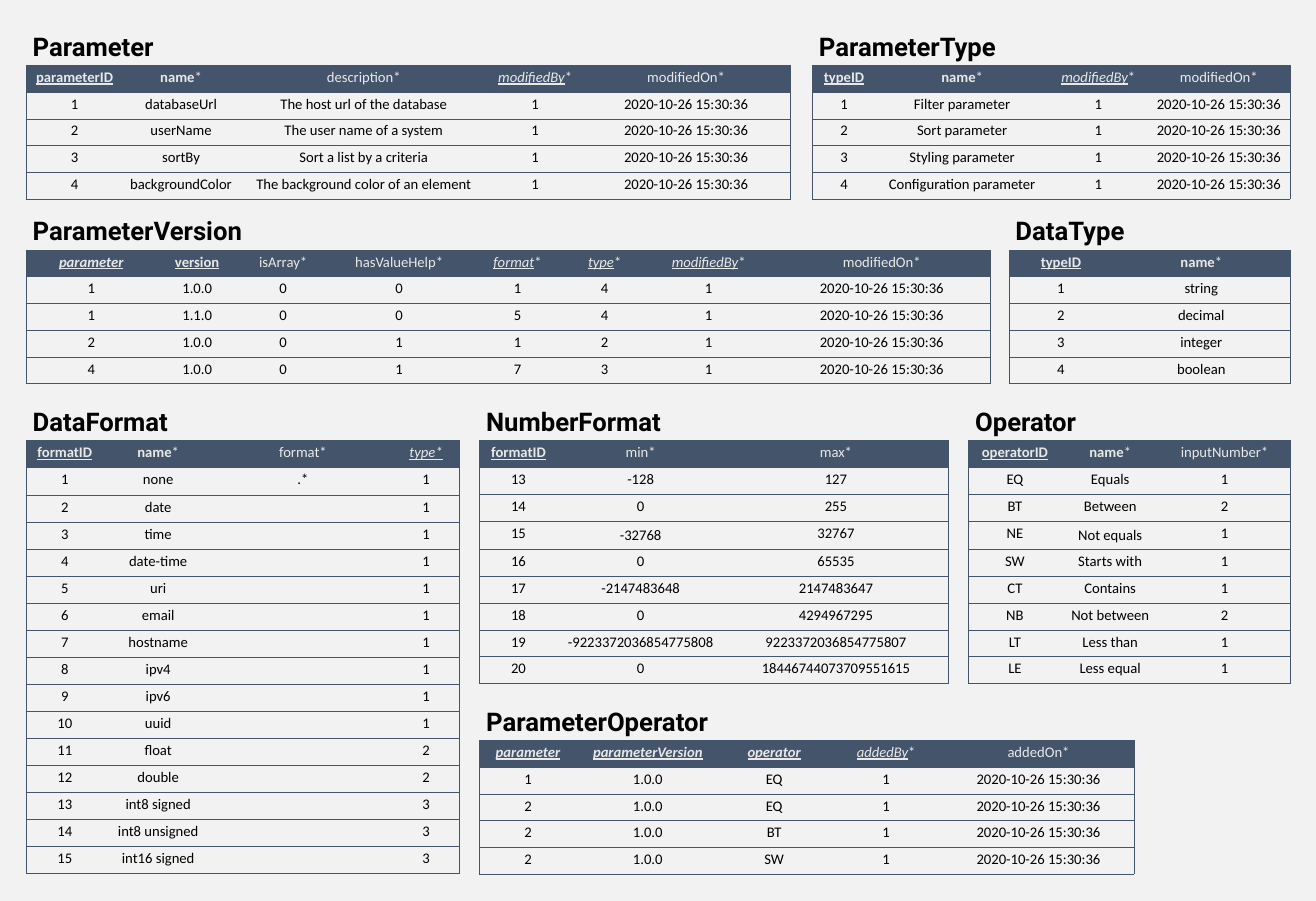
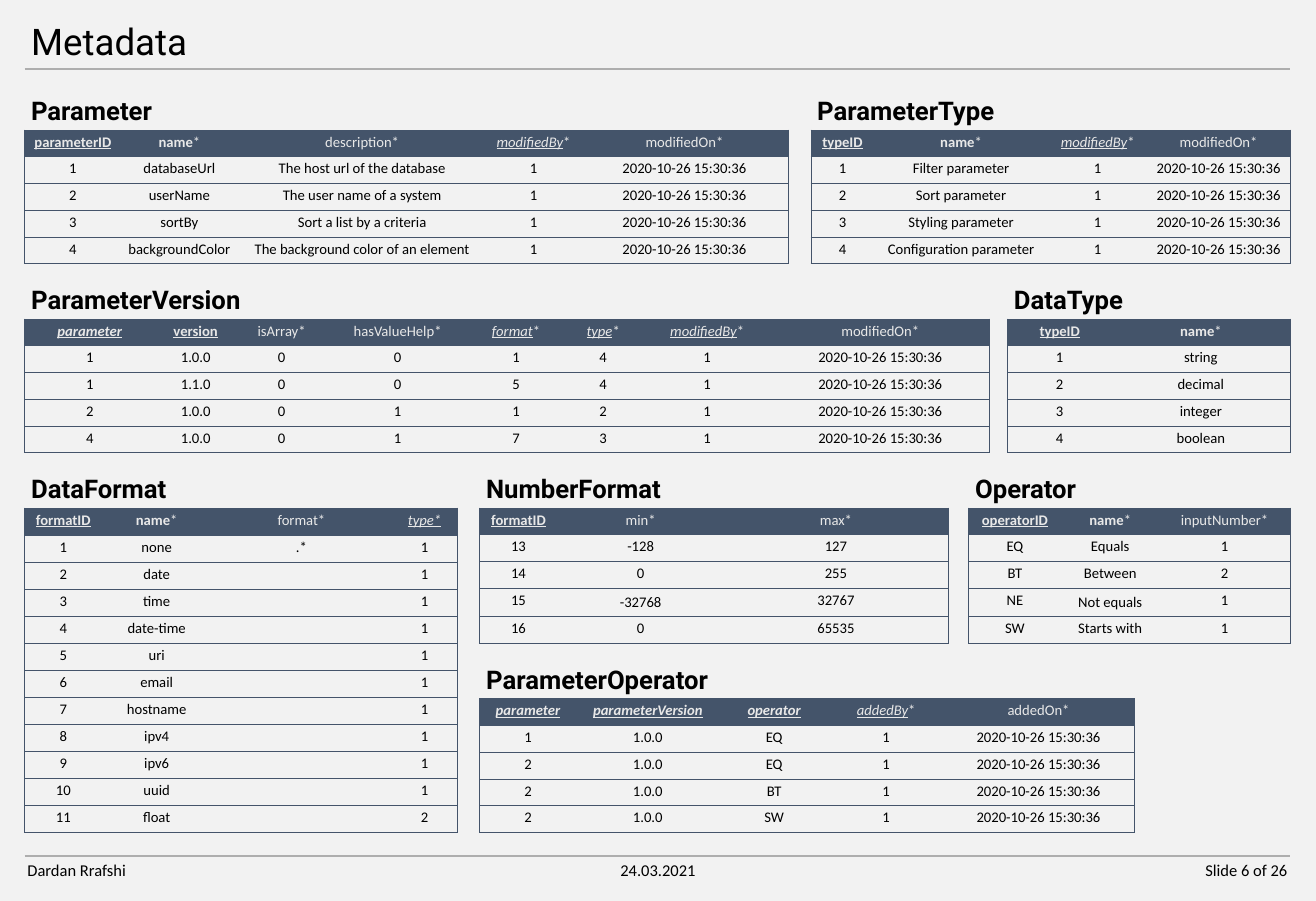
Before and after one commit to DonColon/appman-api-spec, a slide deck: slide 6 of docs/Appman - Data Model.pptx (slide 5 before the commit). Drawn at 1316x901 pixels with LibreOffice and Linux fonts; fonts in the diff are those of the drawing. Boxes give left, top, right and bottom in pixels: in the first picture for what was removed or moved away, otherwise in the second. Text is boxed around its words. In the diff, an @@ line names an element or a change of style, - is before the commit and + after.

```diff
--- a/docs/Appman - Data Model.pptx
+++ b/docs/Appman - Data Model.pptx
@@ text added at bbox=[31, 27, 187, 56], 40 pt, text #000000 @@
+Metadata
@@ line added from (24, 69) to (1290, 69), #AEAEAE 2.25 pt @@
@@ 2 texts, 2 tables: place and size @@
-2 texts, 2 tables at bbox=[26, 221, 1290, 384]
+2 texts, 2 tables at bbox=[24, 290, 1289, 453]
@@ 5 texts, 2 tables: place and size @@
-5 texts, 2 tables at bbox=[26, 37, 1290, 437]
+5 texts, 2 tables at bbox=[24, 101, 1290, 504]
@@ table at bbox=[24, 508, 458, 833] @@
-row 13: 12 | double |  | 2
-row 14: 13 | int8 signed |  | 3
-row 15: 14 | int8 unsigned |  | 3
-row 16: 15 | int16 signed |  | 3
@@ table: place and size @@
-table at bbox=[26, 440, 460, 874]
+table at bbox=[24, 508, 458, 833]
@@ table at bbox=[479, 508, 948, 644] @@
-row 6: 17 | -2147483648 | 2147483647
-row 7: 18 | 0 | 4294967295
-row 8: 19 | -9223372036854775808 | 9223372036854775807
-row 9: 20 | 0 | 18446744073709551615
@@ table: place and size @@
-table at bbox=[479, 440, 948, 683]
+table at bbox=[479, 508, 948, 644]
@@ table at bbox=[969, 508, 1290, 644] @@
-row 6: CT | Contains | 1
-row 7: NB | Not between | 2
-row 8: LT | Less than | 1
-row 9: LE | Less equal | 1
@@ table: place and size @@
-table at bbox=[969, 440, 1290, 683]
+table at bbox=[969, 508, 1290, 644]
@@ text "ParameterOperator": place and size @@
-text "ParameterOperator" at bbox=[486, 712, 708, 737]
+text "ParameterOperator" at bbox=[486, 670, 708, 695]
@@ table: place and size @@
-table at bbox=[479, 741, 1132, 875]
+table at bbox=[479, 699, 1132, 833]
@@ line added from (24, 856) to (1290, 856), #AEAEAE 2.25 pt @@
@@ text added at bbox=[27, 864, 126, 876], 18 pt, text #000000 @@
+Dardan Rrafshi
@@ text added at bbox=[620, 865, 695, 876], 18 pt, text #000000 @@
+24.03.2021
@@ text added at bbox=[1205, 864, 1288, 876], 18 pt, text #000000 @@
+Slide 6 of 26
```
Also in this commit, not shown: 18 other slides changed, 7 slides added, 7 other files.
